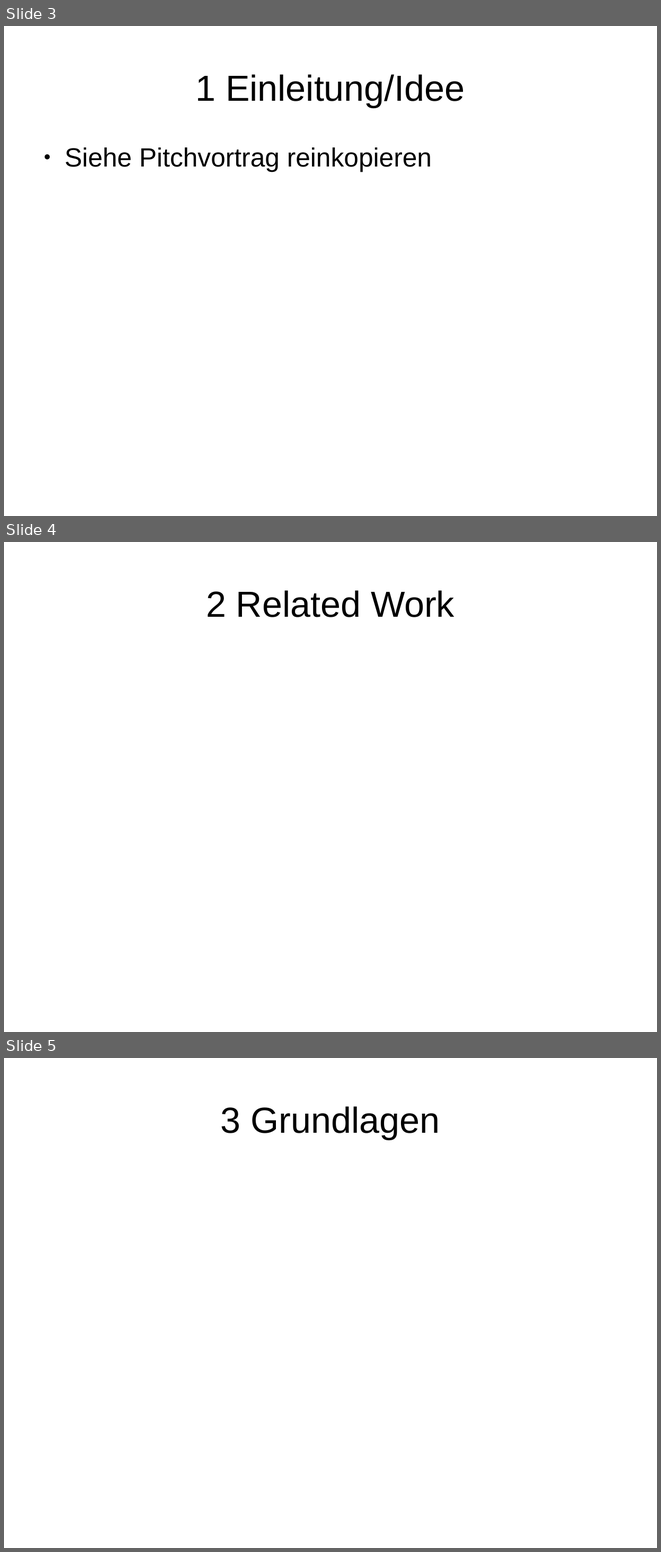
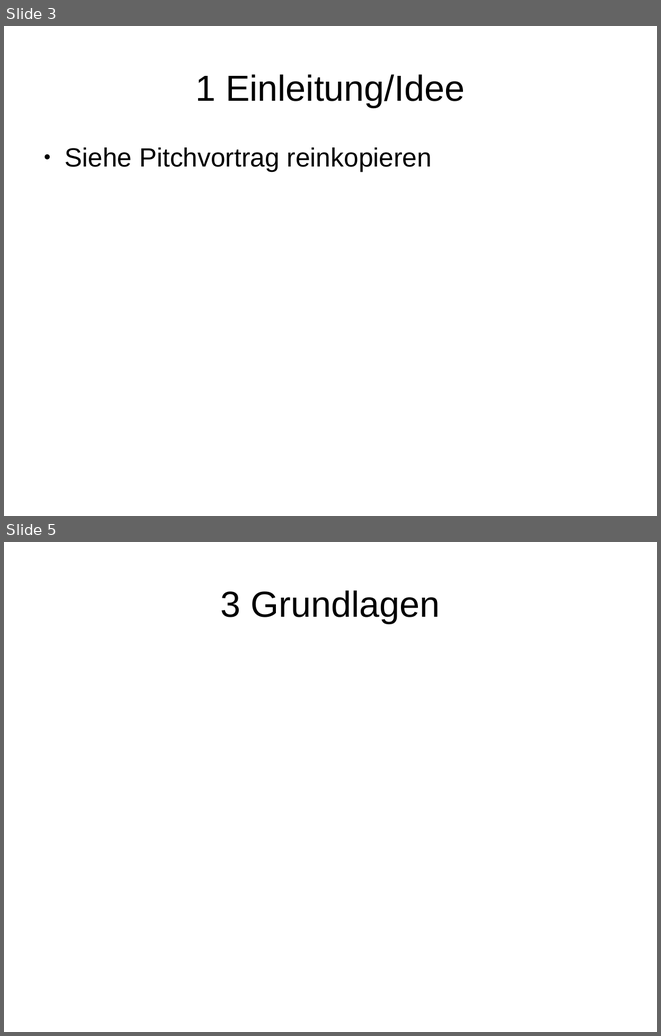
Before and after one commit to EKupfer/hello-world, a slide deck: CompAdv Vortrag.odp. Shown one above the other, each under a label of ours: slides 3, 4 and 5 before the commit, slides 3 and 5 after it; the slides between them are not shown. The pictures are 661x1552 and 661x1036 pixels, drawn with LibreOffice and Linux fonts; fonts in the diff are those of the drawing. Boxes give left, top, right and bottom in pixels: in the first picture for what was removed or moved away, otherwise in the second. Text is boxed around its words. In the diff, an @@ line names an element or a change of style, - is before the commit and + after.

```diff
--- a/CompAdv Vortrag.odp
+++ b/CompAdv Vortrag.odp
@@ slide 4 removed at (4,542,657,1032), background #FFFFFF @@
@@ title removed at (206,590,454,617) @@
-2 Related Work
```
Also in this commit, not shown: 5 slides changed, 11 slides added, 2 other slides removed.
